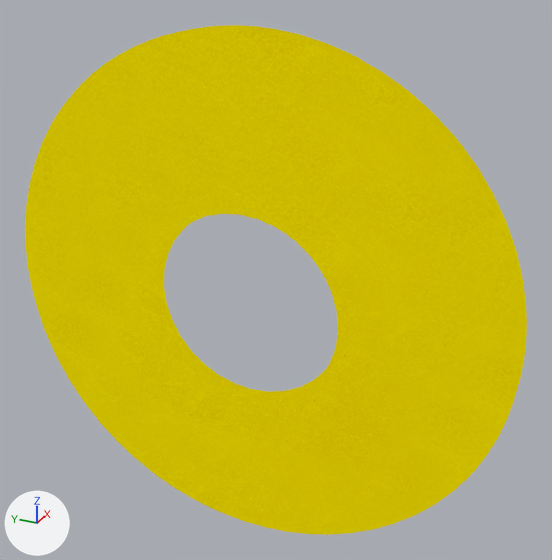
Two versions of the glTF model assets/scene.gltf, one commit apart.
Rendered twice from a camera (50 mm lens) standing at (-5.4, -2.76, 3.07) and looking at (0.29, -0.2, 0.22). Lighting does not change. The marker at lower left points along +X, +Y and +Z. Where no turn or scale is listed for an object, it has been applied to the vertices.

Before the edit, the objects in view are built like this:
```python
mat_material_0 = bpy.data.materials.new('Material_0')
mat_material_0.use_nodes = True; mat_material_0.node_tree.nodes.clear()
_N = mat_material_0.node_tree.nodes; _L = mat_material_0.node_tree.links
n0 = _N.new('ShaderNodeEmission'); n0.name = 'Emission'
n1 = _N.new('ShaderNodeLightPath'); n1.name = 'Light Path'
n2 = _N.new('ShaderNodeBsdfTransparent'); n2.name = 'Transparent BSDF'
n3 = _N.new('ShaderNodeMixShader'); n3.name = 'Mix Shader'
n4 = _N.new('ShaderNodeOutputMaterial'); n4.name = 'Material Output'
n5 = _N.new('ShaderNodeMix'); n5.name = 'Mix'
n5.data_type = 'RGBA'
n5.blend_type = 'MULTIPLY'
n5.inputs[0].default_value = 1.0  # 'Factor'
n5.inputs[7].default_value = (1.0, 1.0, 0.0, 1.0)  # 'B', yellow #ffff00
n6 = _N.new('ShaderNodeTexImage'); n6.name = 'Image Texture'
n6.image = img_image_0
n6.extension = 'EXTEND'
_L.new(n1.outputs[0], n3.inputs[0])  # 'Is Camera Ray' to 'Factor'
_L.new(n2.outputs[0], n3.inputs[1])  # 'BSDF' to 'Shader'
_L.new(n0.outputs[0], n3.inputs[2])  # 'Emission' to 'Shader'
_L.new(n3.outputs[0], n4.inputs[0])  # 'Shader' to 'Surface'
_L.new(n5.outputs[2], n0.inputs[0])  # 'Result' to 'Color'
_L.new(n6.outputs[0], n5.inputs[6])  # 'Color' to 'A'
me_mesh_0 = bpy.data.meshes.new('Mesh_0')
me_mesh_0.from_pydata(...)  # 1066 vertices, 2132 faces; spans x 0.0..0.18, y -2.4..2.4, z -2.4..2.4
me_mesh_0.materials.append(mat_material_0)
ob_object_1 = bpy.data.objects.new('object_1', me_mesh_0)
ob_object_1.location = (0.0, 0.0, 0.0)
```
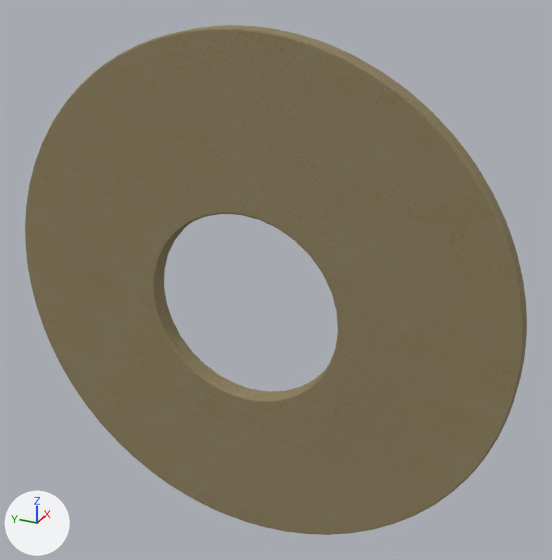
Location of each change, [x1, y1, x2, y2] in pixels of the pictures (552 x 560 px):
'object_1', recoloured (yellow to brown): [25, 25, 527, 535] in both

The change, as a list of edits to the scene's bpy script:
```text
Change mat_material_0:
    remove # nodes: BsdfTransparent, Emission, LightPath, Mix, MixShader, OutputMaterial, TexImage
    remove # colours: yellow #ffff00
    nodes: BsdfPrincipled, Mix, OutputMaterial, TexImage
    colours: grey #b3b3b3
```
